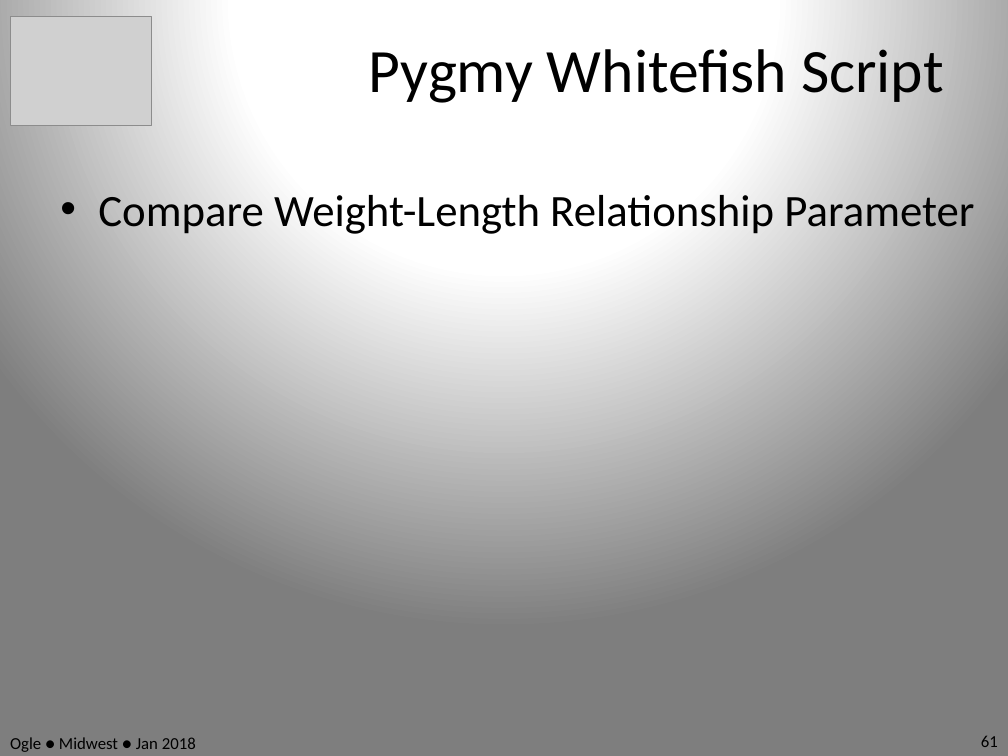
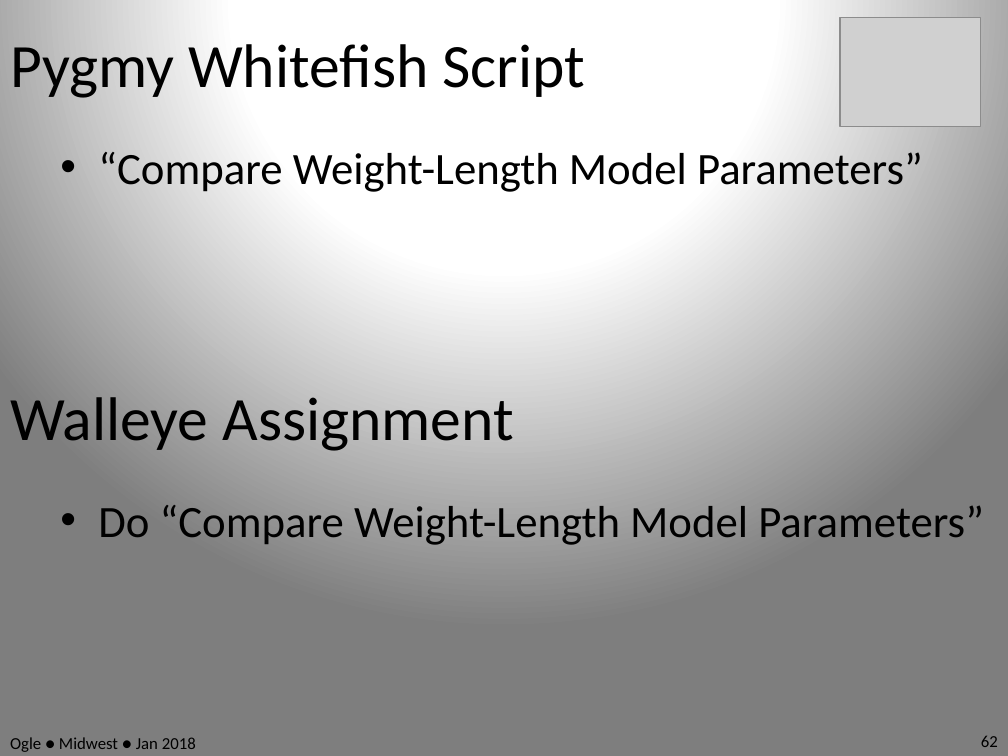
Before and after one commit to anhnguyendepocen/RcourseMidwest2018, a slide deck: slide 62 of Slides.pptx (slide 61 before the commit). Drawn at 1008x756 pixels with LibreOffice and Linux fonts; fonts in the diff are those of the drawing; grey boxes stand for pictures. Boxes give left, top, right and bottom in pixels: in the first picture for what was removed or moved away, otherwise in the second. Text is boxed around its words. In the diff, an @@ line names an element or a change of style, - is before the commit and + after.

```diff
--- a/Slides.pptx
+++ b/Slides.pptx
@@ text "Pygmy Whitefish Script": place and size @@
-text "Pygmy Whitefish Script" at <box>369,49,944,103</box>
+text "Pygmy Whitefish Script" at <box>10,44,585,98</box>
@@ text "Pygmy Whitefish Script" at <box>10,44,585,98</box>: alignment centre to left @@
@@ picture: place and size @@
-picture at <box>10,17,151,126</box>
+picture at <box>840,17,981,126</box>
@@ text at <box>98,152,923,192</box>: text changed @@
-• Compare Weight-Length Relationship Parameter
+• “Compare Weight-Length Model Parameters”
@@ text added at <box>10,397,513,451</box>, 44 pt, text #000000 @@
+Walleye Assignment
@@ text added at <box>98,505,984,545</box>, 32 pt, text #000000 @@
+• Do “Compare Weight-Length Model Parameters”
@@ page number at <box>981,735,998,747</box>: text changed @@
-61
+62
```
Also in this commit, not shown: 58 other slides changed, 1 slide added, 1 slide removed.
